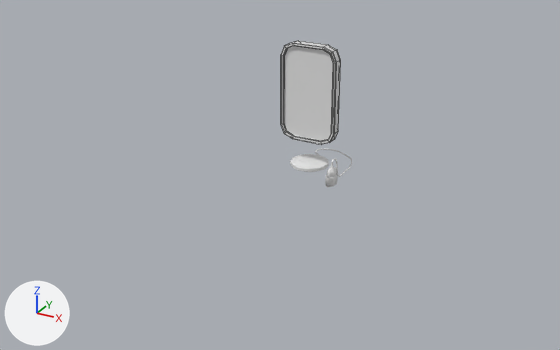
An edit to the Blender file assets/PROP/school.blend, drawn before and after from the same camera.
Both versions are drawn from a camera (50 mm lens) standing at (4.98, -10.01, 4.71) and looking at (-0.2, -0.6, 0.01). Every picture has the same lights, and +X, +Y and +Z are marked at lower left. Mesh edges are drawn as thin lines on the coarser meshes.

In view in the first picture: 'Celular', 'Charge'.
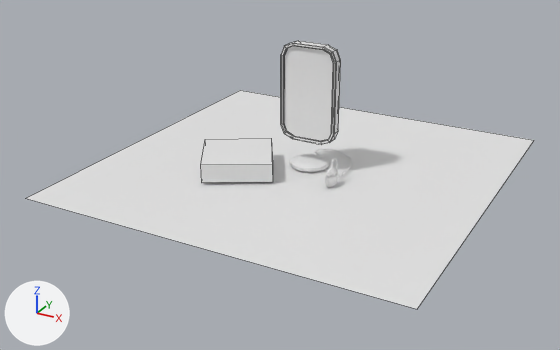
Changed parts and their boxes [x1, y1, x2, y2] in the pictures (560 x 350 px):
'Plane', shown: after [26, 90, 534, 309]
'Cube', added: after [201, 138, 273, 183]

The edits, one by one:
Mesh me_cube_002 is new.
It is a box spanning x -1.0..1.0, y -1.0..1.0, z -1.0..1.0.
Object 'Plane' (ob_plane) is now shown.
Object 'Plane' (ob_plane) moves from (-0.46, -0.07, -0.03) to (-0.09, -0.07, -0.03).
Object 'Plane' (ob_plane) is rescaled from (5.34, 5.34, 5.34) to (2.92, 2.92, 2.92).
Object 'Cube' (ob_cube) is new; it shows me_cube_002.
Its location is (-0.88, -0.68, 0.15).
Its rotation in degrees is (0, 0, 30).
Its scale is (0.527, 0.527, 0.142).
